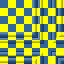
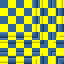
Layer changes from the first 64 × 64 image to the second:
pixels changed over (0, 0, 64, 64) (layer not identified)
